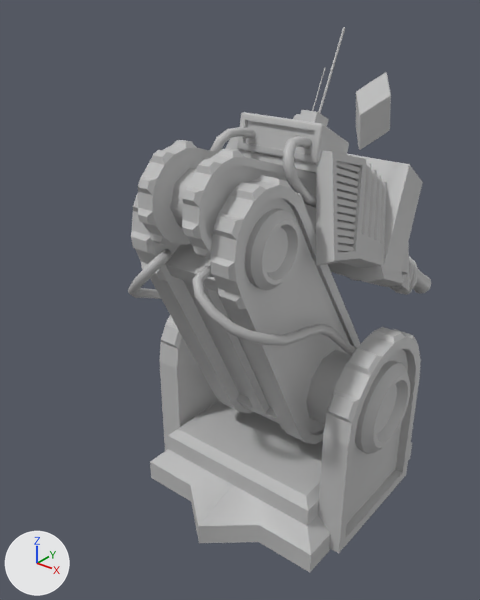
Two versions of the FBX model Major_Project_4th_Dimension/Assets/EnvironmentAssets/Props/Turret/SM_Turret.fbx, one commit apart.
Both versions are drawn from a 50 mm lens placed at (0.777, -1.153, 1.242), pointed at (-0.077, -0.085, 0.58). The lights are fixed; the arrows at lower left show +X, +Y and +Z. Where no turn or scale is listed for an object, it has been applied to the vertices. Vertices at the same position are counted once.

Objects in the first picture: 'SM_Turret_Body', 'SM_Turret_Laser', 'SM_Turret_Swivel'.
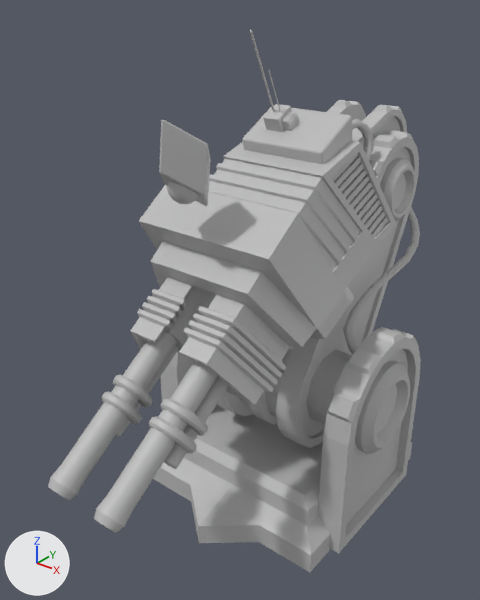
What differs and where, as boxes [x1, y1, x2, y2] in the pictures (480 x 600 px):
'SM_Turret_Laser', mesh turned, moved: before [138, 27, 431, 295]; after [48, 30, 407, 533]
'SM_Turret_Body', mesh turned, moved: before [128, 175, 360, 444]; after [217, 130, 420, 448]

The change in detail:
me_mesh_001 has 992 vertices, 969 faces and spans x -0.229..0.229, y -0.389..0.143, z 0.239..0.925.
me_mesh_001 is used by ob_sm_turret_body; location (0.0, 0.0, 0.0).
me_mesh_001 part 2: the whole mesh is turned 180 degrees about the z axis through its middle, then moved by (0.0, 0.246, -0.4).
me_mesh_002 has 1969 vertices, 1825 faces and spans x -0.2..0.201, y -0.104..0.927, z -0.496..0.274.
me_mesh_002 is used by ob_sm_turret_laser; location (0.0, -0.285, 0.878).
me_mesh_002 part 1: the whole mesh is turned 180 degrees about the z axis through the mesh origin.
Object 'SM_Turret_Body' (ob_sm_turret_body) moves from (0.0, 0.0, 0.0) to (0.0, 0.0, 0.4).
Object 'SM_Turret_Laser' (ob_sm_turret_laser) moves from (0.0, -0.285, 0.878) to (0.0, 0.285, 0.878).
